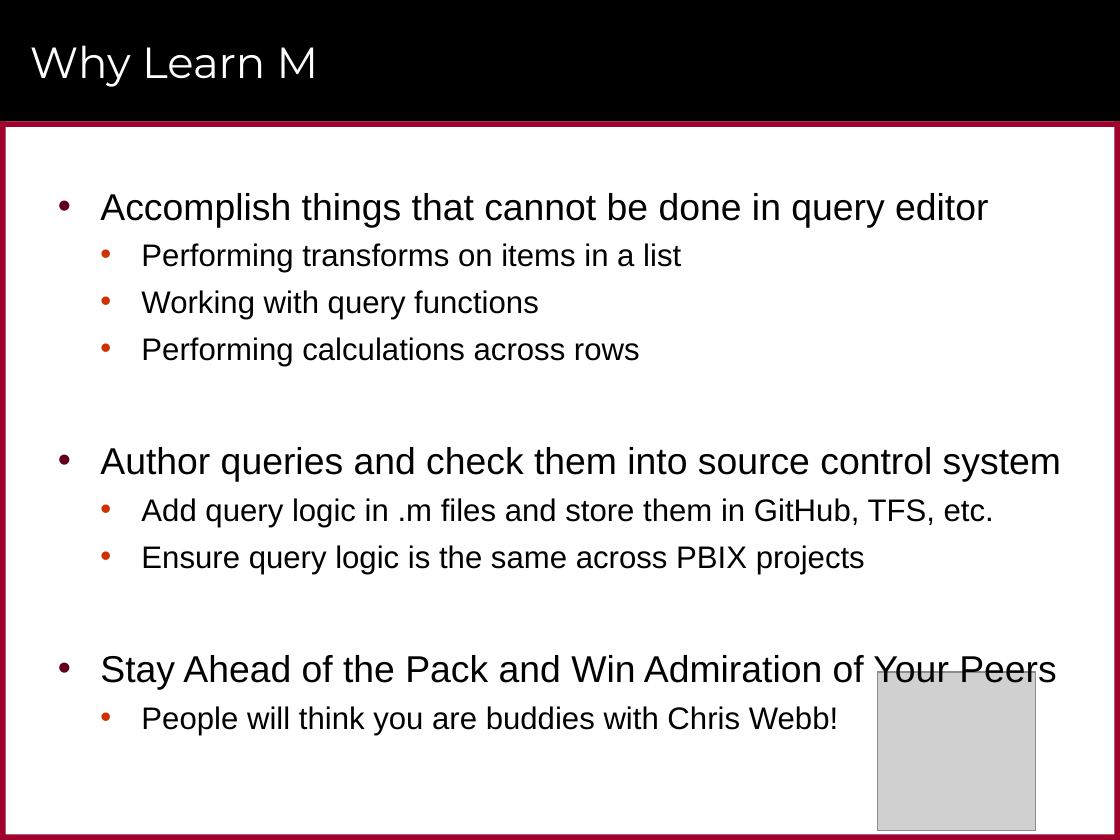
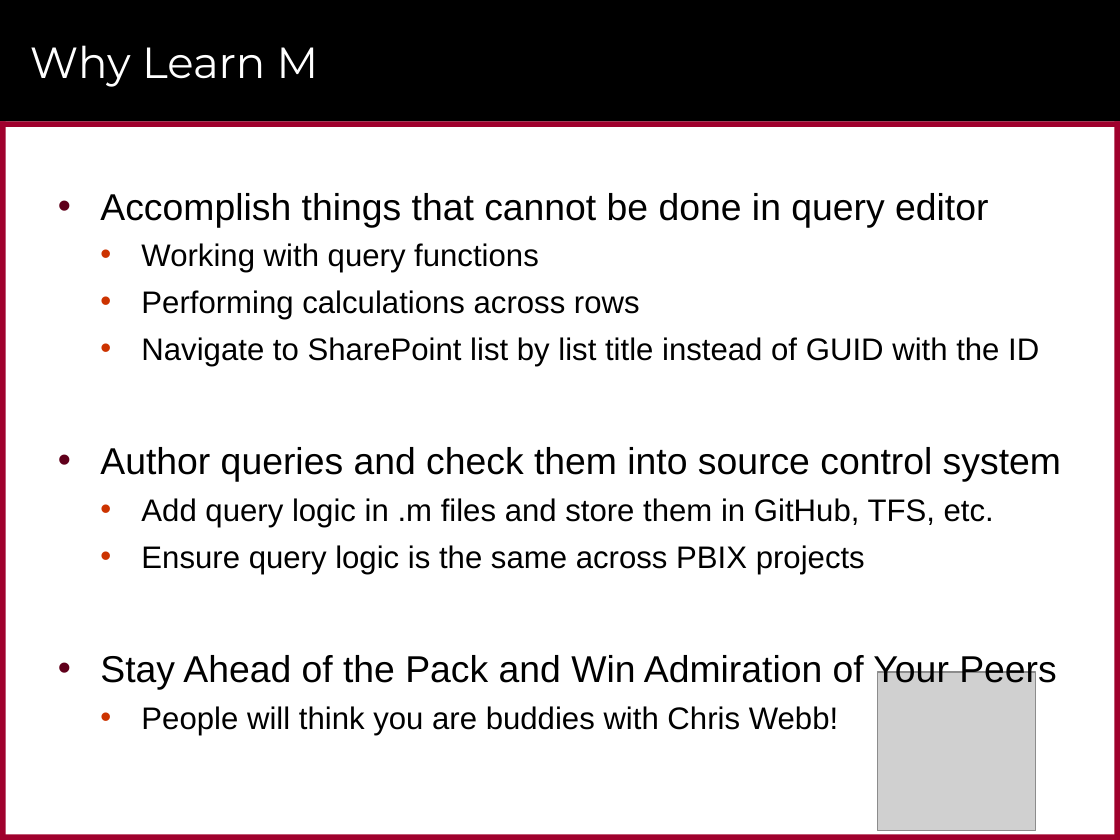
Before and after one commit to CriticalPathTraining/Intro2M, a slide deck: slide 11 of Introduction to M Programming for the Power BI Warrior.pptx. Drawn at 1120x840 pixels with LibreOffice and Linux fonts; fonts in the diff are those of the drawing; grey boxes stand for pictures; background and template pictures are left out. Boxes give left, top, right and bottom in pixels: in the first picture for what was removed or moved away, otherwise in the second. Text is boxed around its words. In the diff, an @@ line names an element or a change of style, - is before the commit and + after.

```diff
--- a/Introduction to M Programming for the Power BI Warrior.pptx
+++ b/Introduction to M Programming for the Power BI Warrior.pptx
@@ text at (x1=141, y1=243, x2=681, y2=273): paragraph removed @@
-  • Performing transforms on items in a list
@@ text at (x1=141, y1=337, x2=1039, y2=366): paragraph added @@
+  • Navigate to SharePoint list by list title instead of GUID with the ID
```
Also in this commit, not shown: 3 other slides changed, 30 other files.
